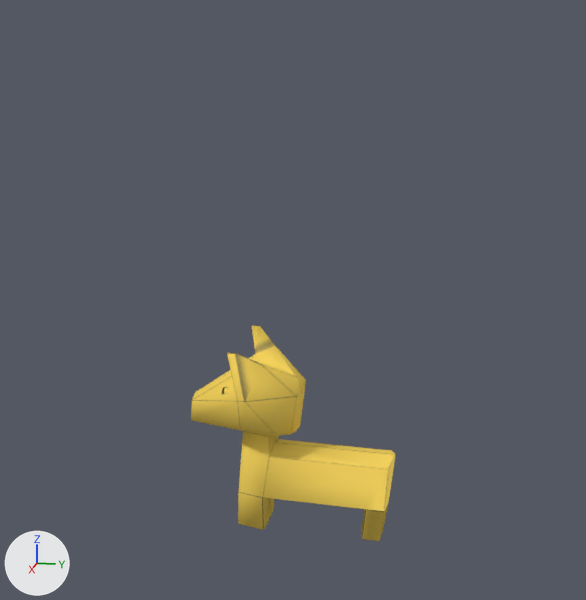
The Blender file assets/objects/dogthing.blend, before and after one commit.
Before and after are seen from a 50 mm lens placed at (1.953, 0.381, 1.105), pointed at (0.0, -0.009, 0.617). Every picture has the same lights, and +X, +Y and +Z are marked at lower left.

Script lines for the objects in view, before the commit:
```python
me_cube = bpy.data.meshes.new('Cube')
me_cube.from_pydata(...)  # 56 vertices, 55 faces; spans x 0.0..1.0, y -2.21..2.09, z 0.0..4.09
me_cube.polygons.foreach_set('use_smooth', [True] * 55)
me_cube.materials.append(mat_material_002)  # picture img_dogthing_png
ob_cube = bpy.data.objects.new('Cube', me_cube)
ob_cube.location = (0.0, 0.0, 0.0)
ob_cube.scale = (0.124, 0.124, 0.124)
_m = ob_cube.modifiers.new('Mirror', 'MIRROR')
```
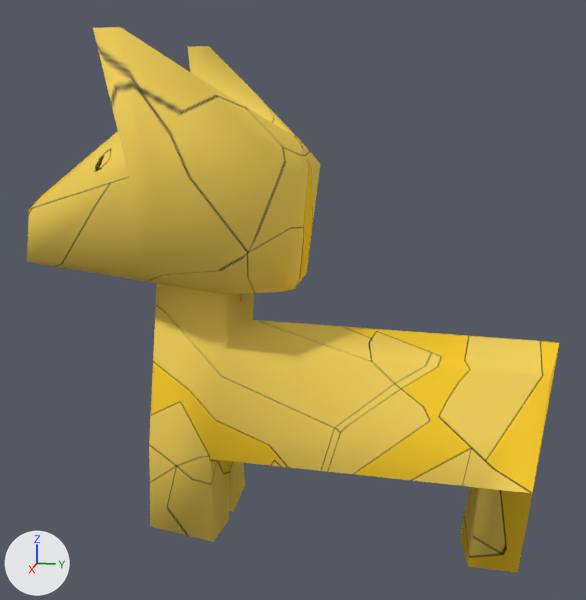
Boxes [x1, y1, x2, y2] around the edits, measured in the pictures (586 x 600 px):
'Cube', surface changed, rescaled (159% wider, 153% taller)
    before: [191, 326, 396, 541]
    after: [27, 27, 559, 573]

Edits to the bpy script that builds the scene:
```text
Change me_cube:
    where me_cube.from_pydata(...)  # 56 vertices, 55 faces; spans x 0.0..1.0, y -2.21..2.09, z 0.0..4.09
    used by ob_cube; location = (0.0, 0.0, 0.0); scale = (0.124, 0.124, 0.124)
    me_cube part 1: texture (UV) coordinates of 55 of 55 faces, centred in x 0.0..1.0, y -2.21..2.04, z 0.04..3.89, changed; they spanned u 0.0..1.0, v 0.0..0.9 and now span u 0.0..1.0, v 0.0..0.87
Change ob_cube:
    ob_cube.scale: (0.124, 0.124, 0.124) -> (0.306, 0.306, 0.306)
```
